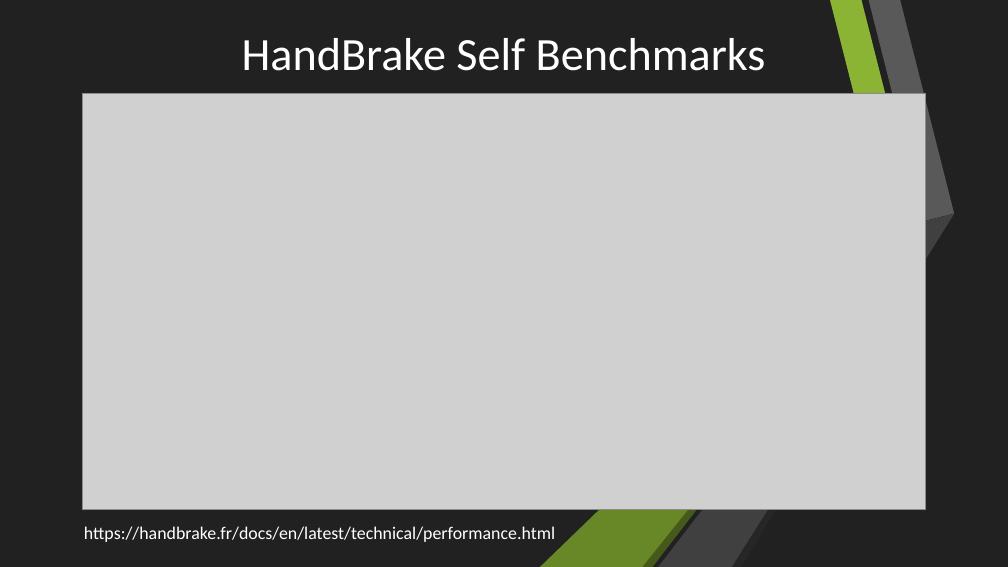
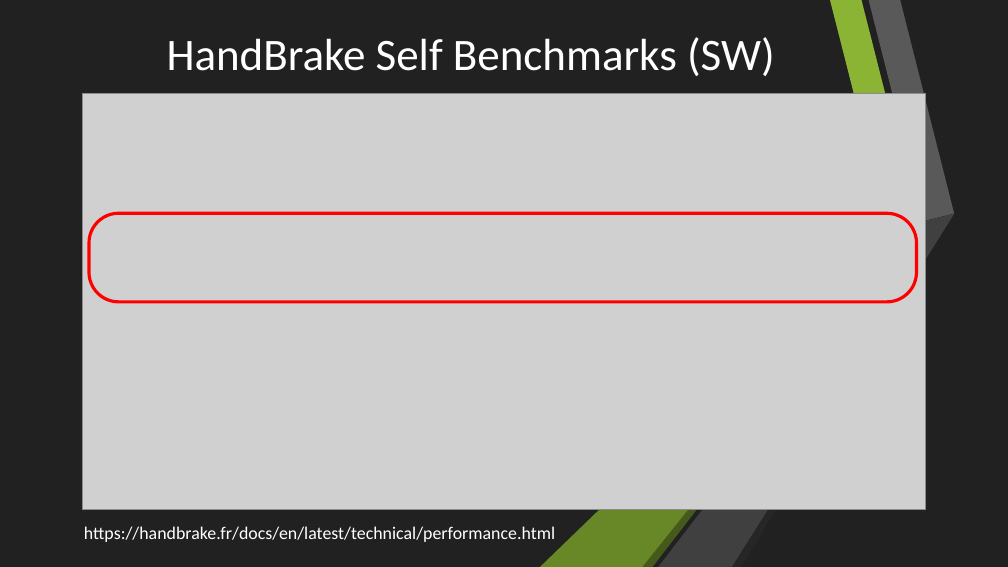
Before and after one commit to Rijndael99/encoding_bench, a slide deck: slide 12 of presentation.pptx (slide 11 before the commit). Drawn at 1008x567 pixels with LibreOffice and Linux fonts; fonts in the diff are those of the drawing; grey boxes stand for pictures. Boxes give left, top, right and bottom in pixels: in the first picture for what was removed or moved away, otherwise in the second. Text is boxed around its words. In the diff, an @@ line names an element or a change of style, - is before the commit and + after.

```diff
--- a/presentation.pptx
+++ b/presentation.pptx
@@ text at <box>167,37,775,76</box>: text changed; size 44 to 42.9 pt @@
-HandBrake Self Benchmarks
+HandBrake Self Benchmarks (SW)
@@ rounded rectangle added at <box>89,213,917,302</box>, outline #FF0000 3 pt @@
```
Also in this commit, not shown: 6 other slides changed.
